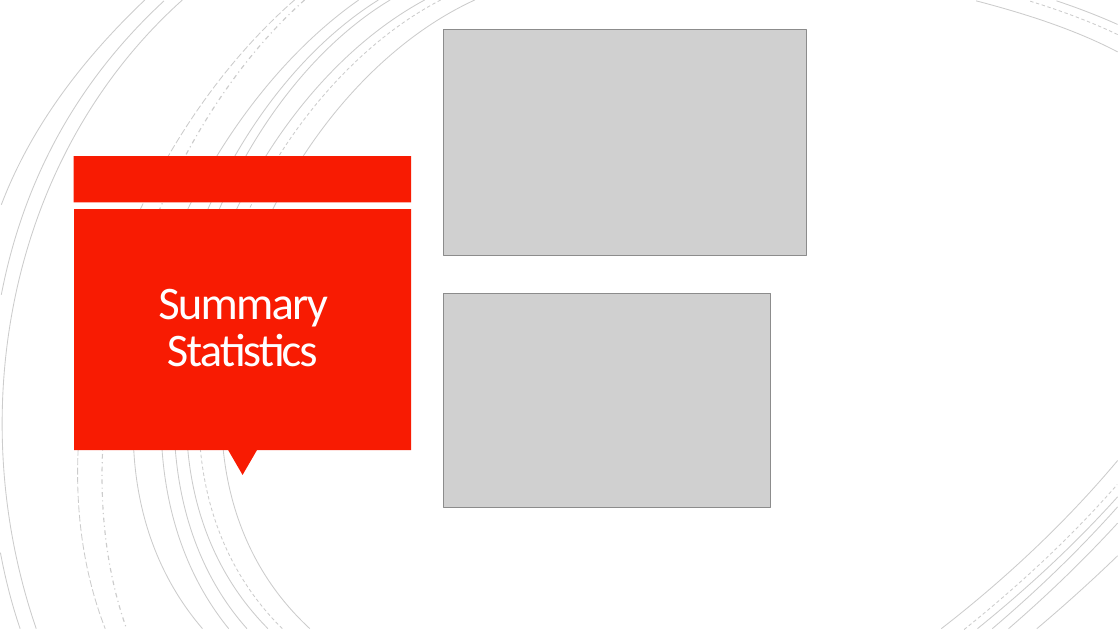
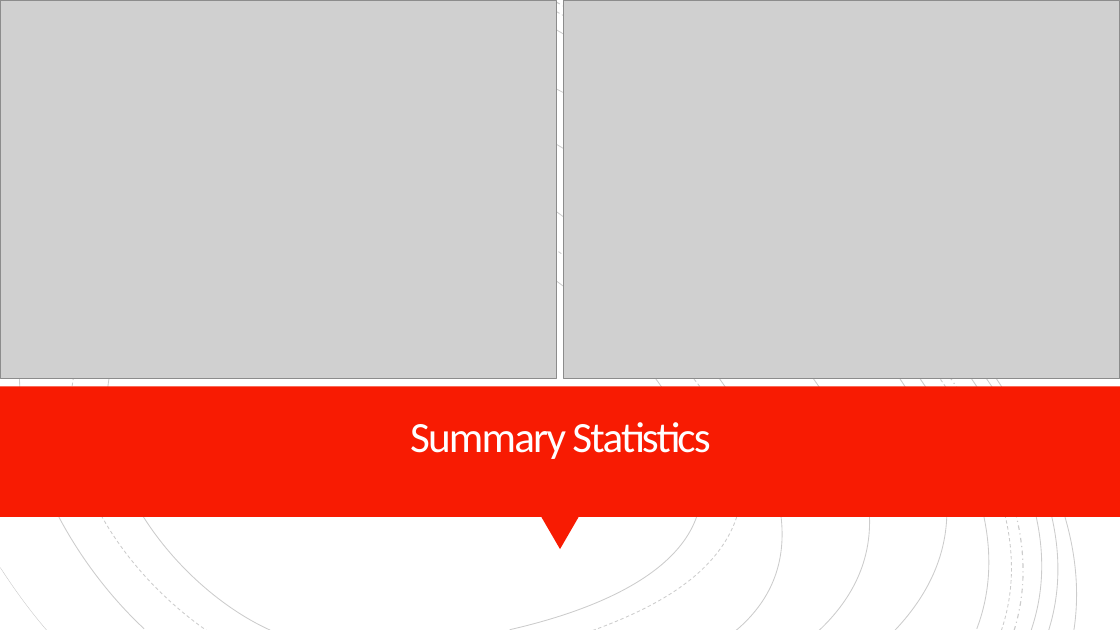
Before and after one commit to davepalazzo/Sentiment_Analysis_S-P_500, a slide deck: slide 6 of Economic_Forecasting.pptx (slide 5 before the commit). Drawn at 1120x630 pixels with LibreOffice and Linux fonts; fonts in the diff are those of the drawing; grey boxes stand for pictures. Boxes give left, top, right and bottom in pixels: in the first picture for what was removed or moved away, otherwise in the second. Text is boxed around its words. In the diff, an @@ line names an element or a change of style, - is before the commit and + after.

Commit message:
Update

```diff
--- a/Economic_Forecasting.pptx
+++ b/Economic_Forecasting.pptx
@@ picture: place and size @@
-picture at (443,293,770,507)
+picture at (0,0,556,379)
@@ rectangle added at (0,0,1120,630), fill #FFFFFF @@
@@ picture: place and size @@
-picture at (443,29,807,255)
+picture at (564,0,1120,379)
@@ group added at (0,0,1120,630): 19 freeform shapes @@
@@ group added at (0,0,1120,630): 19 freeform shapes @@
@@ rectangle removed at (74,156,412,202) @@
@@ rectangle removed at (74,209,411,450) @@
@@ rectangle added at (0,386,1120,517), fill #F81B02 @@
@@ title "Summary Statistics": place and size @@
-title "Summary Statistics" at (158,288,328,367)
+title "Summary Statistics" at (410,422,710,459)
@@ title "Summary Statistics" at (410,422,710,459): size 40 to 37 pt; line spacing 0.85 to 0.8; vertical alignment middle to bottom @@
@@ triangle removed at (228,450,257,476) @@
@@ freeform shape removed at (942,460,1118,628) @@
@@ freeform shape removed at (978,497,1118,628) @@
@@ freeform shape removed at (992,507,1117,628) @@
@@ triangle added at (541,517,579,549), fill #F81B02 @@
```
Also in this commit, not shown: 1 other slide changed, 4 slides added, 2 slides removed.
